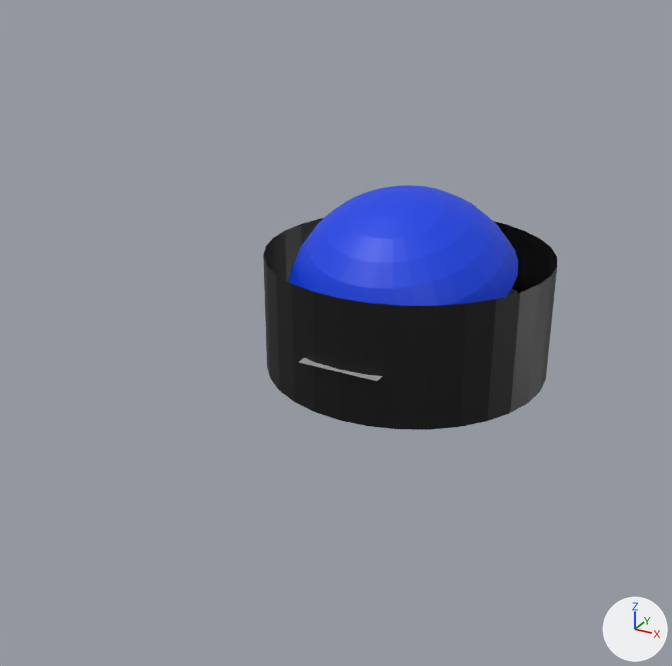
A saved change to the OBJ model CMDG/Scenes/AssemblyWinter2025/random_objects/background.obj.
One viewpoint serves both versions: a 50 mm camera at (5.89, -13.17, 5.82) aimed at (0.2, -2.83, 0.65). The axes (+X, +Y, +Z) are drawn at lower right. The lights are the same throughout. Where no turn or scale is listed for an object, it has been applied to the vertices.
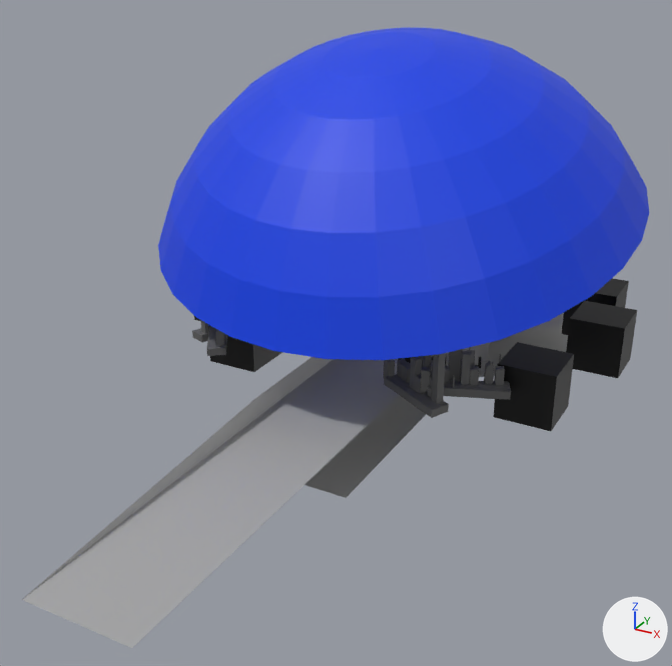
Pixel boxes [x1, y1, x2, y2] of what changed, in the pictures (672 x 666 px; the box of a moved part takes in the faces that stretch with it):
'Sphere', reshaped (113% wider, 152% taller)
    before: [263, 185, 557, 430]
    after: [22, 28, 649, 648]
part 1 of me_sphere, moved or reshaped
    before: [288, 185, 518, 306]
    after: [158, 28, 649, 360]
part 2 of me_sphere, added (black)
    after: [561, 278, 629, 335]
part 3 of me_sphere, added (black)
    after: [566, 301, 637, 378]
part 4 of me_sphere, added (black)
    after: [493, 342, 574, 431]
part 5 of me_sphere, added (black)
    after: [208, 324, 283, 372]
part 6 of me_sphere, moved or reshaped (not visible before)
    after: [398, 356, 481, 368]
part 7 of me_sphere, moved or reshaped (not visible before)
    after: [480, 343, 489, 361]
part 8 of me_sphere, moved or reshaped (not visible before)
    after: [469, 366, 479, 385]
part 9 of me_sphere, moved or reshaped (not visible before)
    after: [460, 351, 471, 385]
part 10 of me_sphere, moved or reshaped (not visible before)
    after: [427, 380, 511, 399]
part 11 of me_sphere, moved or reshaped (not visible before)
    after: [484, 360, 494, 384]
part 12 of me_sphere, moved or reshaped (not visible before)
    after: [494, 366, 505, 386]
part 13 of me_sphere, moved or reshaped (not visible before)
    after: [467, 350, 475, 366]
part 14 of me_sphere, moved or reshaped (not visible before)
    after: [444, 365, 449, 383]
part 15 of me_sphere, moved or reshaped (not visible before)
    after: [415, 374, 426, 394]
part 16 of me_sphere, moved or reshaped (not visible before)
    after: [409, 356, 422, 390]
part 17 of me_sphere, moved or reshaped (not visible before)
    after: [384, 374, 449, 418]
part 18 of me_sphere, deleted
    before: [299, 289, 517, 381]
part 19 of me_sphere, built on
    before: [263, 218, 557, 430]
    after: [22, 313, 568, 648]

Diff of the bpy script that builds the scene:
```diff
--- a/CMDG/Scenes/AssemblyWinter2025/random_objects/background.obj.py
+++ b/CMDG/Scenes/AssemblyWinter2025/random_objects/background.obj.py
@@ me_sphere @@
-me_sphere.from_pydata(...)  # 1251 vertices, 1972 faces; spans x -2.35..2.35, y -2.44..2.44, z -1.0..2.0
+me_sphere.from_pydata(...)  # 1180 vertices, 1855 faces, 1 loose edge; spans x -3.7..3.7, y -8.18..3.3, z -1.1..4.41
+# me_sphere part 1: the loose piece of 193 vertices spanning x -1.85..1.85, y -2.05..1.49, z 0.22..2.0 is scaled about its middle by 2, then moved by (0.0, -0.28, 1.51)
+# me_sphere part 2: a new loose piece, a box spanning x 2.4..3.2, y 0.8..1.6, z -0.29..0.51, in mat_material_019 (black #000000)
+# me_sphere part 3: a new loose piece, a box spanning x 2.8..3.6, y -0.4..0.4, z -0.29..0.51, in mat_material_019 (black #000000)
+# me_sphere part 4: a new loose piece, a box spanning x 2.4..3.2, y -2.4..-1.6, z -0.29..0.51, in mat_material_019 (black #000000)
+# me_sphere part 5: a new loose piece, a box spanning x -2.0..-1.2, y -2.8..-2.0, z -0.29..0.51, in mat_material_019 (black #000000)
+# me_sphere part 6: the loose piece of 41 vertices spanning x 0.42..1.01, y -1.19..-0.83, z 0.14..0.22 is scaled about its middle by 2, then moved by (0.71, -1.01, 0.04)
+# me_sphere part 7: the loose piece of 8 vertices spanning x 1.01..1.08, y -1.41..-1.33, z 0.19..0.44 is scaled about its middle by (-2.15, -2.15, 1.23), then moved by (0.94, -0.39, 0.06), in mat_material_001 (grey #a8a8a8)
+# me_sphere part 8: the loose piece of 8 vertices spanning x 1.2..1.28, y -1.3..-1.23, z 0.19..0.33 is scaled about its middle by 2, then moved by (0.95, -1.43, 0.12)
+# me_sphere part 9: the loose piece of 8 vertices spanning x 1.06..1.13, y -1.38..-1.31, z 0.19..0.33 is scaled about its middle by (2, 2, 3.52), then moved by (0.99, -1.39, 0.23)
+# me_sphere part 10: the loose piece of 41 vertices spanning x 0.8..1.34, y -1.55..-1.2, z 0.15..0.22 is scaled about its middle by 2, then moved by (1.07, -1.37, 0.04)
+# me_sphere part 11: the loose piece of 12 vertices spanning x 1.14..1.21, y -1.31..-1.24, z 0.19..0.36 is scaled about its middle by 2, then moved by (1.17, -1.28, 0.13)
+# me_sphere part 12: the loose piece of 8 vertices spanning x 0.78..0.86, y -1.55..-1.47, z 0.19..0.33 is scaled about its middle by 2, then moved by (1.66, -1.02, 0.12)
+# me_sphere part 13: the loose piece of 12 vertices spanning x 0.99..1.07, y -1.29..-1.21, z 0.19..0.41 is scaled about its middle by 2, then moved by (1.03, -1.25, 0.15)
+# me_sphere part 14: the loose piece of 8 vertices spanning x 0.87..0.95, y -1.43..-1.36, z 0.19..0.33 is scaled about its middle by 2, then moved by (0.91, -1.4, 0.12)
+# me_sphere part 15: the loose piece of 8 vertices spanning x 0.74..0.81, y -1.52..-1.44, z 0.11..0.25 is scaled about its middle by 2, then moved by (0.78, -1.48, 0.04)
+# me_sphere part 16: the loose piece of 8 vertices spanning x 0.69..0.76, y -1.49..-1.41, z 0.11..0.36 is scaled about its middle by 2, then moved by (0.73, -1.45, 0.09)
+# me_sphere part 17: the loose piece of 41 vertices spanning x 0.47..1.01, y -1.67..-1.29, z 0.07..0.14 is scaled about its middle by 2, then moved by (0.74, -1.48, -0.03)
+# me_sphere part 18: 71 loose pieces with 695 vertices, spanning x -1.6..1.8, y -2.44..2.44, z -0.15..0.67, are deleted
+# me_sphere part 19: 64 vertices removed from x -2.35..2.35, y -2.35..2.35, z -1.0..0.97; 640 vertices added at x -2.35..2.26, y -8.18..3.3, z -1.1..1.19
 me_sphere.materials.append(mat_material_002)
```
